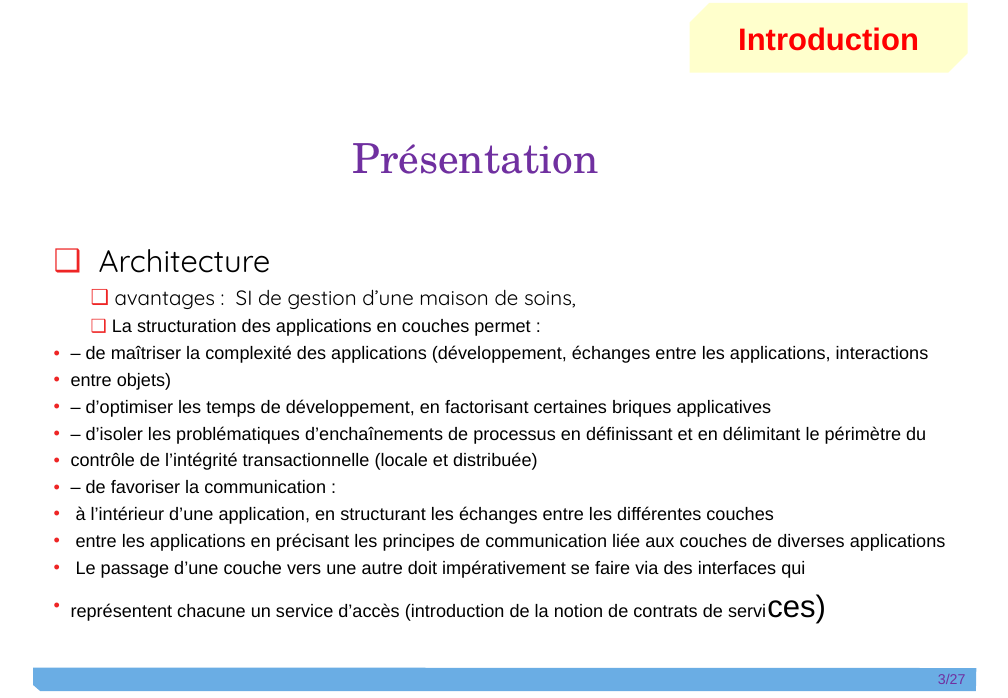
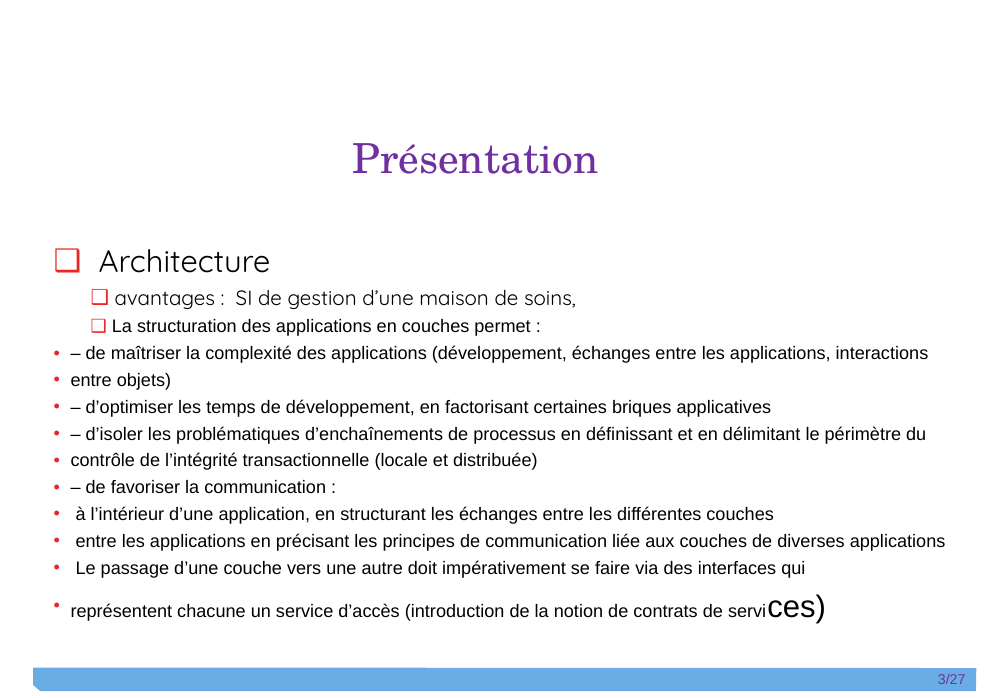
Before and after one commit to git-wylson/kata2, a slide deck: slide 3 of Wylson_Dibinga_Diapo.pptx. Drawn at 1008x698 pixels with LibreOffice and Linux fonts; fonts in the diff are those of the drawing. Boxes give left, top, right and bottom in pixels: in the first picture for what was removed or moved away, otherwise in the second. Text is boxed around its words. In the diff, an @@ line names an element or a change of style, - is before the commit and + after.

```diff
--- a/Wylson_Dibinga_Diapo.pptx
+++ b/Wylson_Dibinga_Diapo.pptx
@@ snip diag rect removed at [690,3,968,73] @@
-Introduction
```
Also in this commit, not shown: 5 other slides changed, 2 slides added, 2 slides removed, 2 other files.
